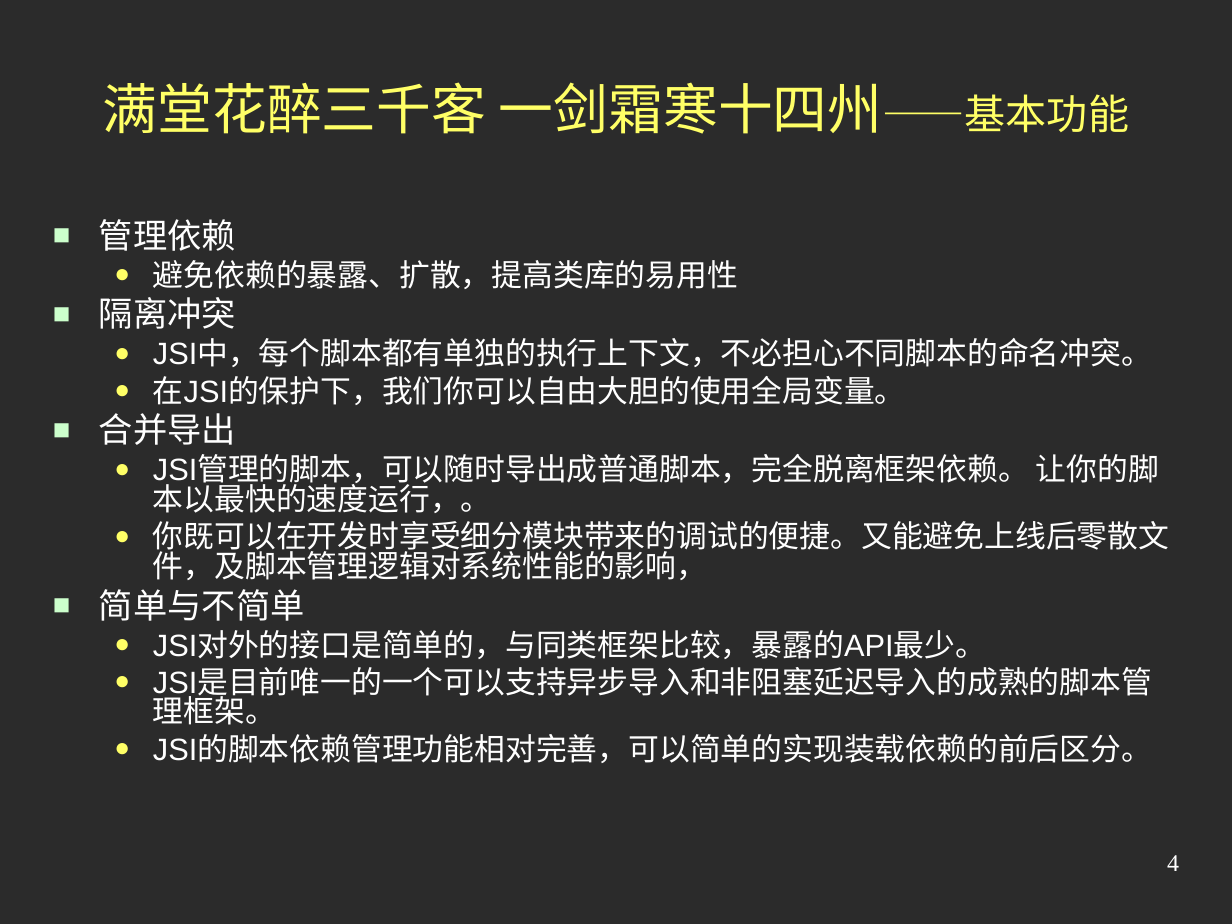
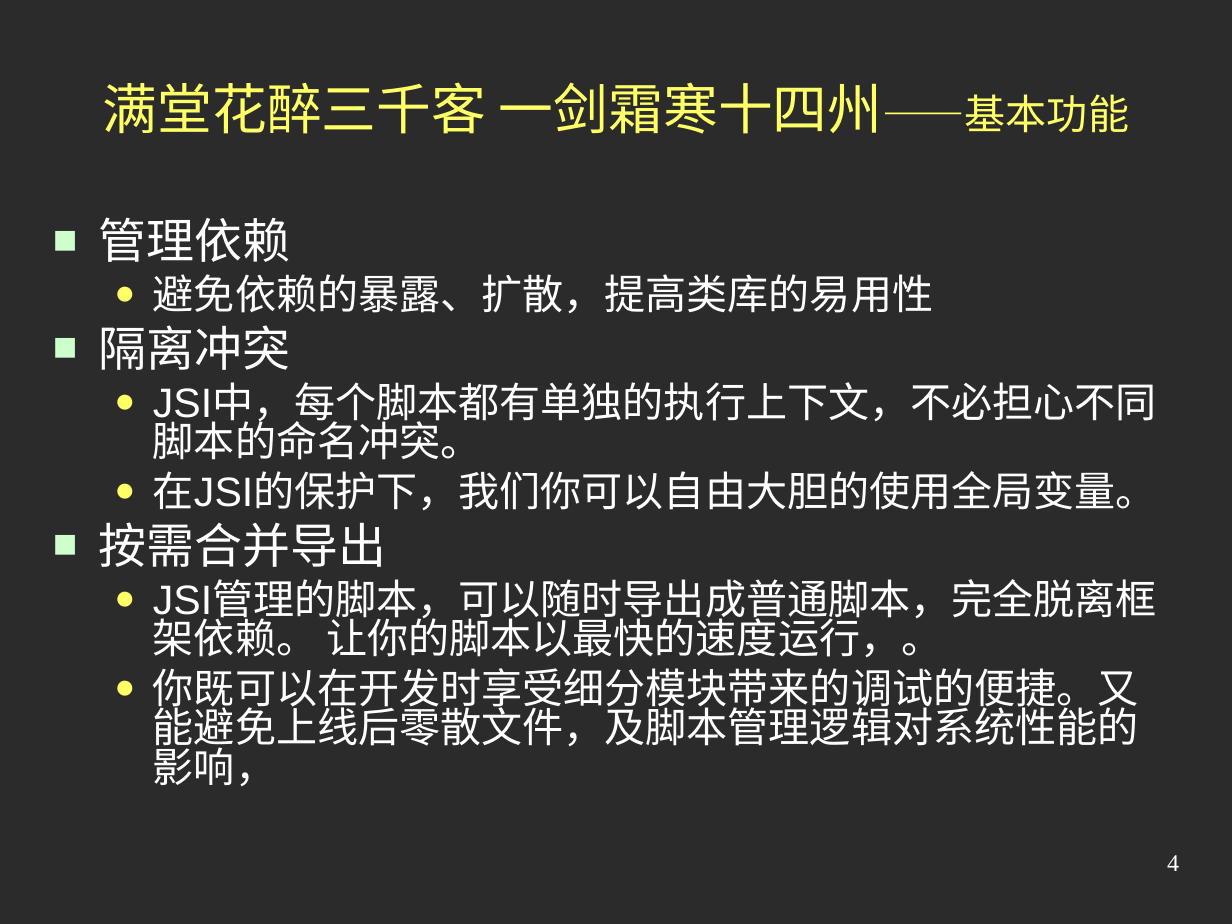
Before and after one commit to austgl/jsi, a slide deck: slide 4 of JSI2/web/doc/Preview2.ppt. Drawn at 1232x924 pixels with LibreOffice and Linux fonts; fonts in the diff are those of the drawing; background and template pictures are left out; a plain dark background stands for a picture behind light text. Boxes give left, top, right and bottom in pixels: in the first picture for what was removed or moved away, otherwise in the second. Text is boxed around its words. In the diff, an @@ line names an element or a change of style, - is before the commit and + after.

```diff
--- a/JSI2/web/doc/Preview2.ppt
+++ b/JSI2/web/doc/Preview2.ppt
@@ text at (99, 217, 1157, 786): size 20 to 28 pt in "管理依赖", "隔离冲突"; size 18 to 24 pt; more space between paragraphs @@
@@ text at (99, 522, 386, 567): text changed; size 20 to 28 pt @@
-■ 合并导出
+■ 按需合并导出
@@ text at (99, 589, 1152, 763): paragraphs removed @@
-■ 简单与不简单
-  ● JSI对外的接口是简单的，与同类框架比较，暴露的API最少。
-  ● JSI是目前唯一的一个可以支持异步导入和非阻塞延迟导入的成熟的脚本管理框架。
-  ● JSI的脚本依赖管理功能相对完善，可以简单的实现装载依赖的前后区分。
```
Also in this commit, not shown: 5 other slides changed, 5 other files.
